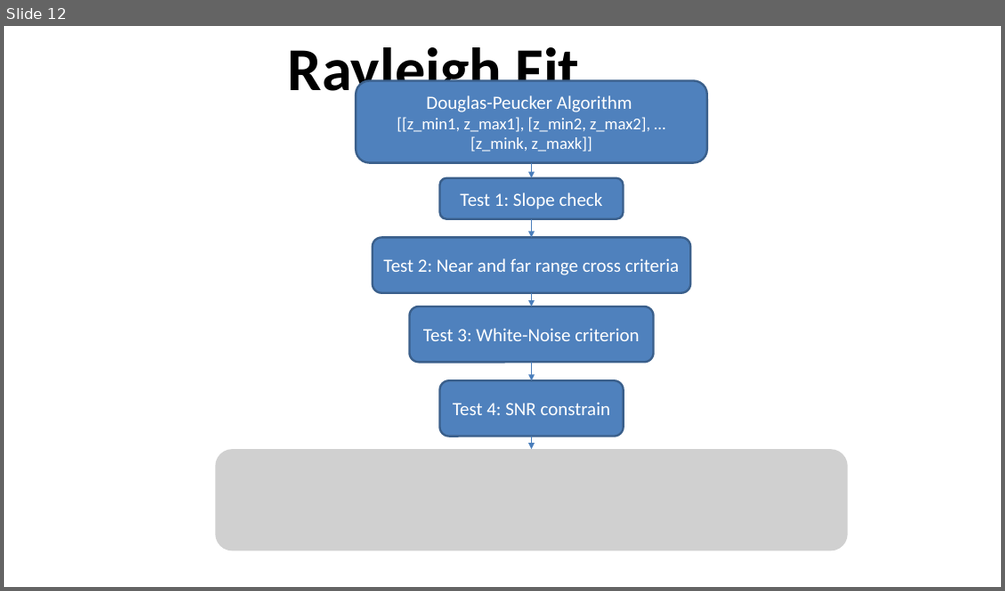
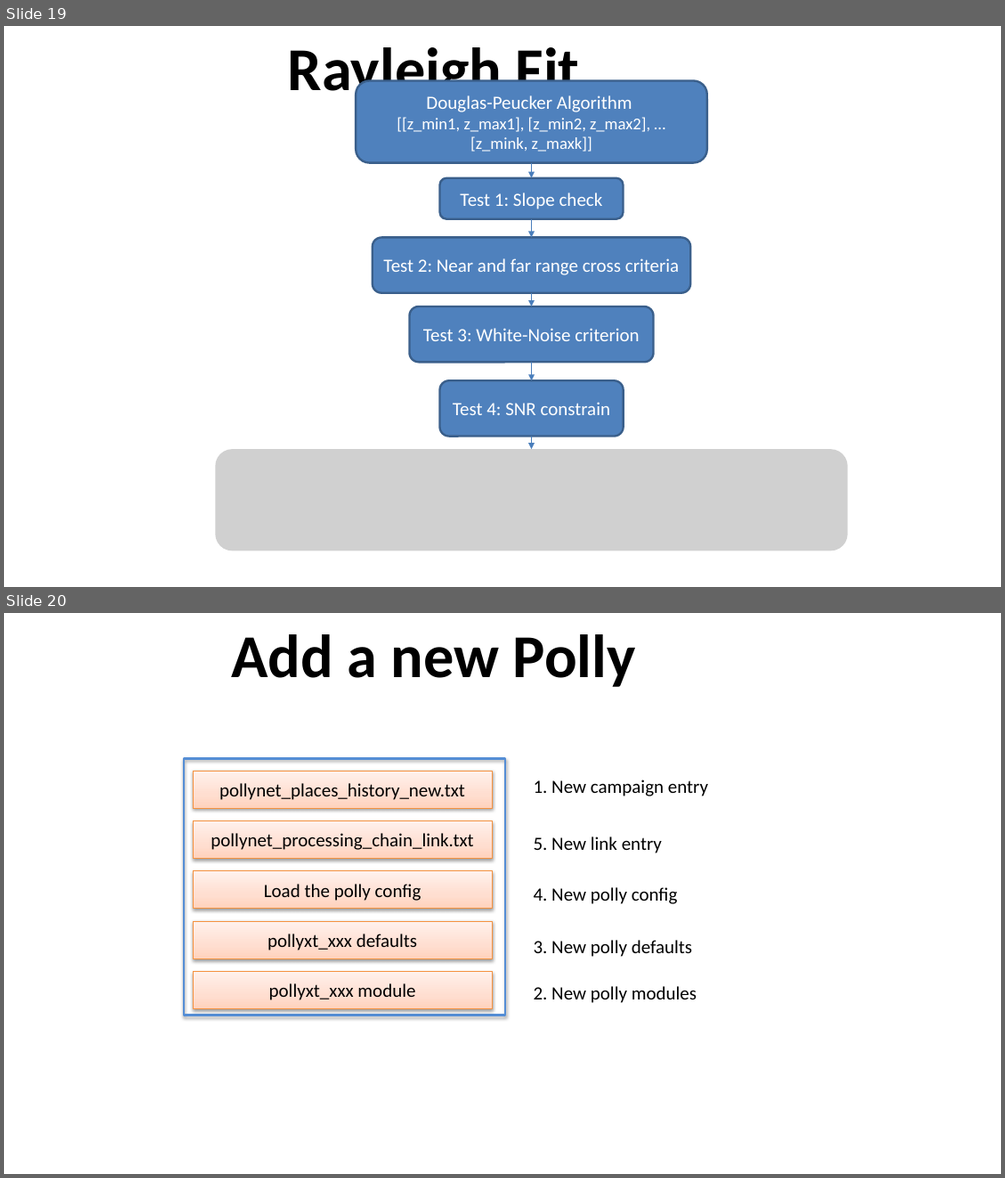
Before and after one commit to PollyNET/Pollynet_Processing_Chain, a slide deck: doc/Pollynet_Processing_Chain.pptx. Shown one above the other, each under a label of ours: slide 12 before the commit, slides 19 and 20 after it. The pictures are 1005x591 and 1005x1178 pixels, drawn with LibreOffice and Linux fonts; fonts in the diff are those of the drawing; grey boxes stand for pictures; background and template pictures are left out. Boxes give left, top, right and bottom in pixels: in the first picture for what was removed or moved away, otherwise in the second. Text is boxed around its words. In the diff, an @@ line names an element or a change of style, - is before the commit and + after.

```diff
--- a/doc/Pollynet_Processing_Chain.pptx
+++ b/doc/Pollynet_Processing_Chain.pptx
@@ slide 20 added at (x1=4, y1=613, x2=1001, y2=1174), background #FFFFFF @@
@@ title added at (x1=231, y1=634, x2=636, y2=687), 58.7 pt, text #000000, bold @@
+Add a new Polly
@@ group added at (x1=184, y1=758, x2=708, y2=1014): 6 rectangles, 5 texts @@
+pollynet_places_history_new.txt
+pollynet_processing_chain_link.txt
+Load the polly config
+pollyxt_xxx defaults
+pollyxt_xxx module
+1. New campaign entry
+5. New link entry
+4. New polly config
+3. New polly defaults
+2. New polly modules
@@ what was slide 12 is now slide 19 @@
```
Also in this commit, not shown: 8 slides changed, 3 other slides added, 3 slides removed, 13 other files.
